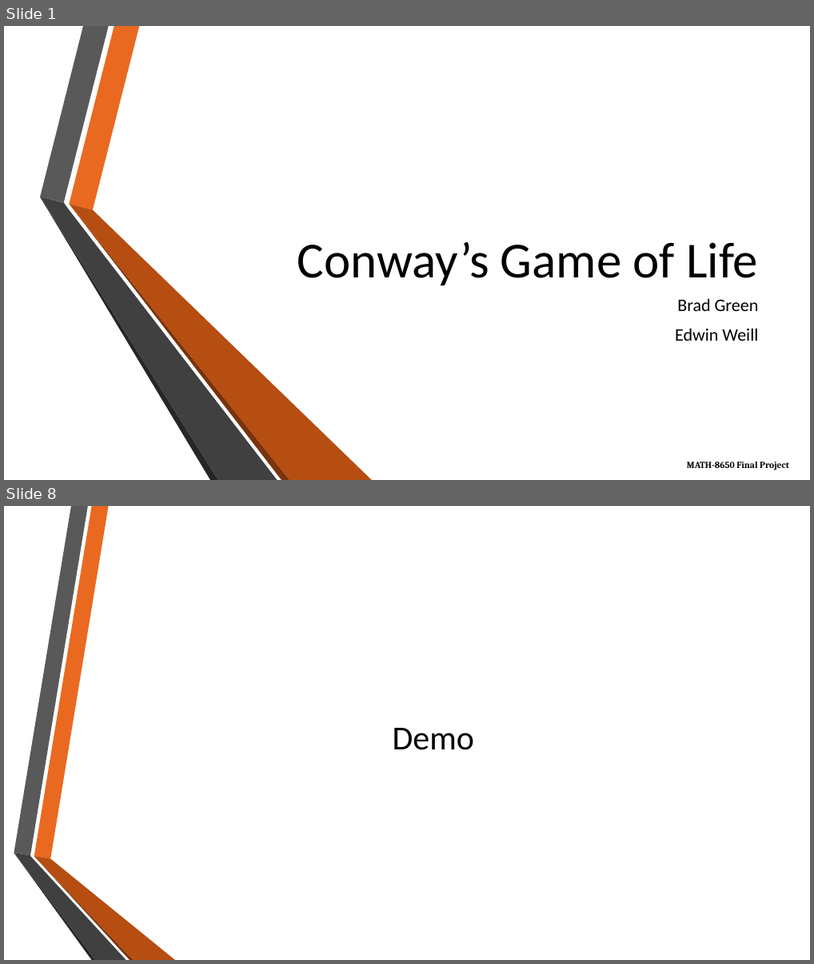
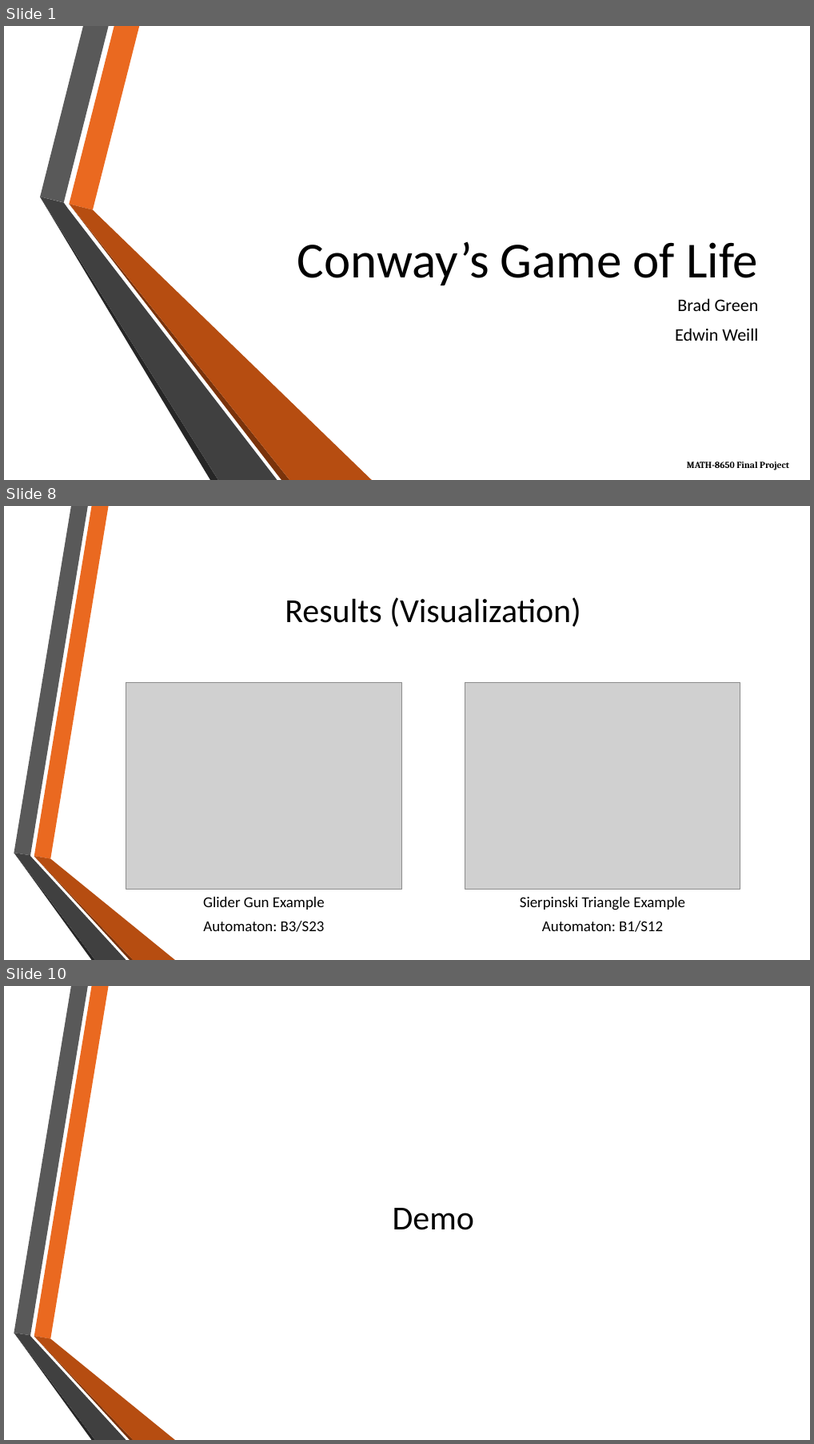
Before and after one commit to eweill/ConwayGameOfLife, a slide deck: presentation/ConwayGameOfLife.pptx. Shown one above the other, each under a label of ours: slides 1 and 8 before the commit, slides 1, 8 and 10 after it; the slides between them are not shown. The pictures are 814x964 and 814x1444 pixels, drawn with LibreOffice and Linux fonts; fonts in the diff are those of the drawing; grey boxes stand for pictures; background and template pictures are left out. Boxes give left, top, right and bottom in pixels: in the first picture for what was removed or moved away, otherwise in the second. Text is boxed around its words. In the diff, an @@ line names an element or a change of style, - is before the commit and + after.

```diff
--- a/presentation/ConwayGameOfLife.pptx
+++ b/presentation/ConwayGameOfLife.pptx
@@ slide 8 added at <box>4,506,810,960</box>, background picture (left out); not listed: 6 template elements that a slide beside it also shows @@
@@ title added at <box>285,597,582,627</box>, 40 pt, text #000000 @@
+Results (Visualization)
@@ picture added at <box>126,683,402,889</box> @@
@@ picture added at <box>465,683,741,889</box> @@
@@ text added at <box>203,896,325,909</box>, 18 pt, text #000000 @@
+Glider Gun Example
@@ text added at <box>520,896,686,910</box>, 18 pt, text #000000 @@
+Sierpinski Triangle Example
@@ text added at <box>203,920,325,932</box>, 18 pt, text #000000 @@
+Automaton: B3/S23
@@ text added at <box>542,920,663,932</box>, 18 pt, text #000000 @@
+Automaton: B1/S12
@@ what was slide 8 is now slide 10 @@
```
Also in this commit, not shown: 3 slides changed, 4 other slides added, 3 slides removed, 6 other files.
